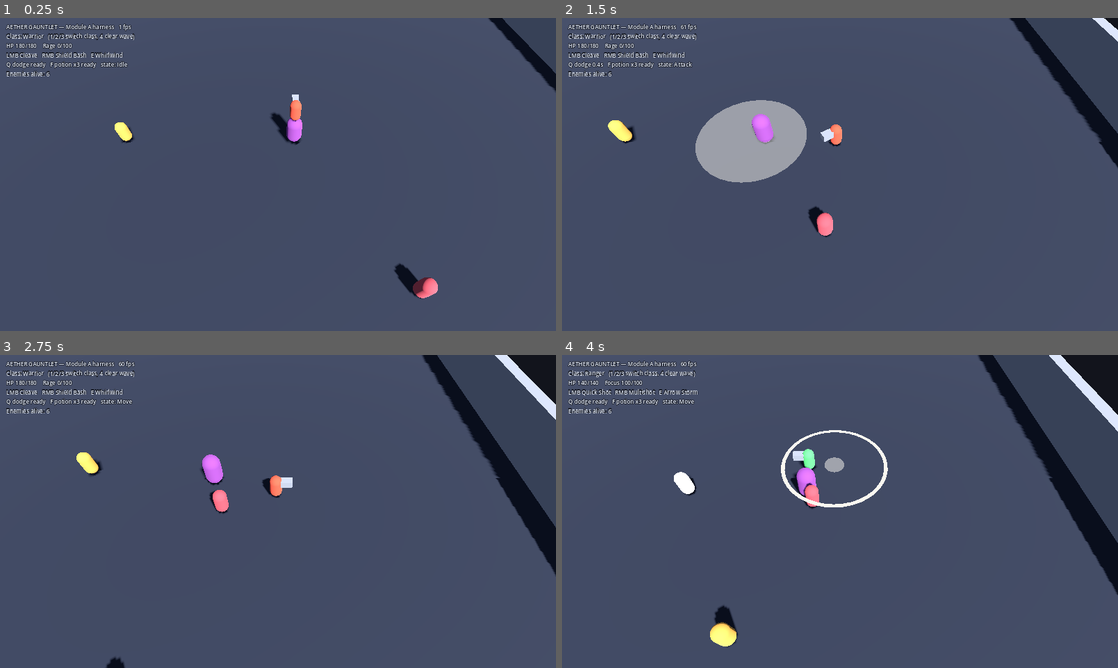
Above: before the commit, frames 1-4 (two rows, left to right).
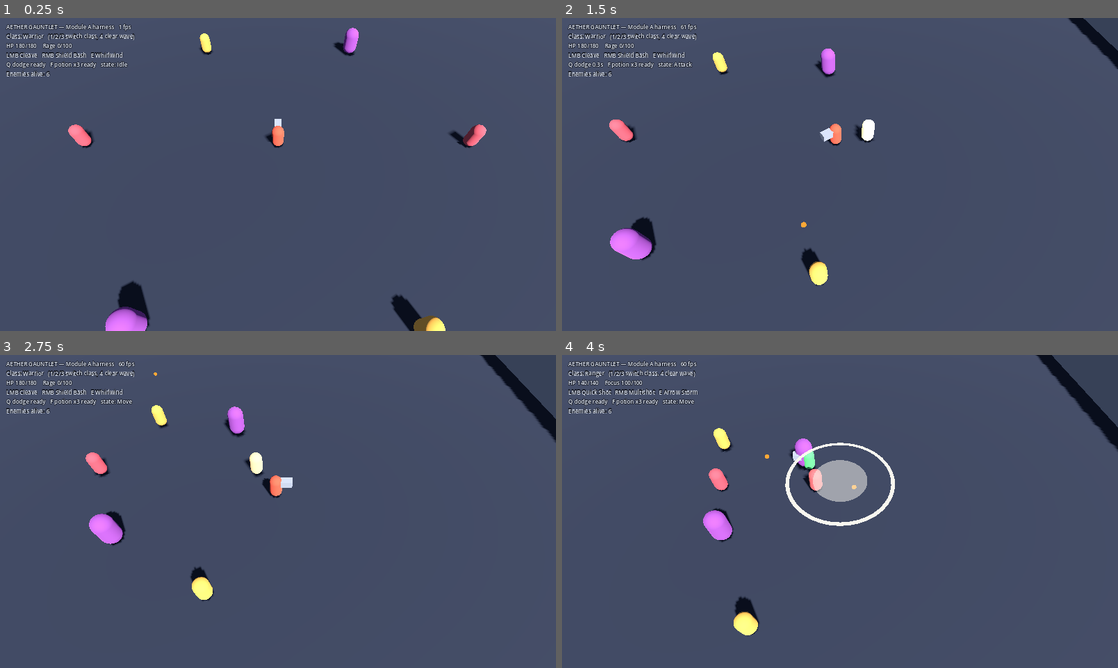
Above: after the commit, the same moments.

Repository: StevenSeagalStreams/Ashes-of-azer
Game: Godot game, scene res://scenes/world/Bootstrap.tscn
Two runs of this game, one before a commit and one after it. Both use one fixed random seed, a clock stepped at 60 frames per second and the inputs below.
Inputs (mouse positions are in pixels of both pictures, inside the frame that each line leads up to):
- Up to frame 1 (0.25 s): no input
- Up to frame 2 (1.5 s): move the mouse to (962, 158) at 0.52 s; hold D (move_right) 0.53-1.28 s; tap Q (dodge) at 0.6 s; move the mouse to (728, 190) at 1.27 s; hold S (move_down) from 1.28 s (still down); click (728, 190) at 1.35 s
- Up to frame 3 (2.75 s): move the mouse to (333, 442) at 2.02 s; release S (move_down) at 2.03 s; hold D (move_right) from 2.03 s (still down); tap 1 (quickbar_1) at 2.1 s
- Up to frame 4 (4 s): move the mouse to (812, 574) at 2.77 s; release D (move_right) at 2.78 s; hold W (move_up) 2.78-3.53 s; tap 2 (quickbar_2) at 2.85 s; move the mouse to (1006, 558) at 3.52 s; hold A (move_left) from 3.53 s (still down); tap 3 (quickbar_3) at 3.6 s

The runs differ from the first frame. In frame 1, 4.0% of the frame differs, in the area x 12-100%, y 0-100%; in frame 2, 8.4%; in frame 3, 6.7%; in frame 4, 9.4%, in the area x 20-100%, y 0-94%.

Commit message:
fix(module-a): stop character bodies climbing each other
Critic iteration 4 found that standing still made the player immortal.

Player.tscn masked ENEMY_BODY and Enemy.tscn masked PLAYER_BODY, so two
capsules pushing together produced an upward contact normal, which
floor_max_angle (55°) classified as walkable ground. The first melee enemy to
reach the player shoved them up onto its head; is_on_floor stayed true, so no
downward force was ever applied and the player rode there permanently. With
the player's hurtbox then sitting at world y 1.8-3.5 and melee hitboxes
spanning roughly -1.2 to 1.2 at the caster's feet, nothing could reach them.

Measured before the fix: three grunts attacking a player who never touches an
input, over eight seconds — player settles at y = 1.801 and takes 0 damage.
After: y stays at 0.000 and the player takes 143.6 damage.

Character bodies now collide with WORLD only. Two other routes were tried and
rejected: CylinderShape3D has vertical sides but Godot's own documentation
warns of known collision bugs, and in practice a cylinder body would not even
rest on the arena floor; and colliding on one side only just mirrors the bug,
letting enemies climb the player instead. Enemies are already kept apart by
steering — each archetype's preferred range plus Enemy._compute_separation —
which is also the better feel for a wave arena, where being physically boxed
in by a pack would be a death sentence rather than a challenge. The reasoning
is recorded on CollisionLayers.CHARACTER_BODY_MASK so this is not quietly
undone later.

Also fixed while in the same function: _apply_appearance resized an enemy's
body shape but never its hurtbox, so a Warden's body was 3.0m tall while it
was only hittable across the authored 1.8m default. Body, hurtbox and mesh are
now resized and re-centred together.

The regression test deliberately drives the real Player and Enemy scenes
together. The existing enemy suite drives a stubbed player with no physics
body, which is precisely why it reported green over this for four iterations.
Verified to fail with the old masks and pass with the new.

Suite: 168 tests, 460 assertions, zero failures.

Co-Authored-By: Claude Opus 5 <noreply@anthropic.com>
Claude-Session: https://claude.ai/code/session_012o57SU6zBE6UbVRpNdsgyN

Diff:
--- a/aether-gauntlet/scenes/enemies/Enemy.tscn
+++ b/aether-gauntlet/scenes/enemies/Enemy.tscn
@@ -23,7 +23,7 @@
 
 [node name="Enemy" type="CharacterBody3D" groups=["enemies"]]
 collision_layer = 4
-collision_mask = 7
+collision_mask = 1
 script = ExtResource("1_enemy")
 
 [node name="CollisionShape3D" type="CollisionShape3D" parent="."]
--- a/aether-gauntlet/scenes/player/Player.tscn
+++ b/aether-gauntlet/scenes/player/Player.tscn
@@ -27,7 +27,7 @@
 
 [node name="Player" type="CharacterBody3D" groups=["player"]]
 collision_layer = 2
-collision_mask = 5
+collision_mask = 1
 floor_max_angle = 0.959931
 script = ExtResource("1_player")
 
--- a/aether-gauntlet/scripts/core/CollisionLayers.gd
+++ b/aether-gauntlet/scripts/core/CollisionLayers.gd
@@ -10,6 +10,23 @@
 const WORLD: int = 1 << 0          ## Static level geometry, walls, floor.
 const PLAYER_BODY: int = 1 << 1    ## The player's CharacterBody3D.
 const ENEMY_BODY: int = 1 << 2     ## Enemy CharacterBody3D instances.
+
+## Mask every character body uses: solid level geometry only.
+##
+## Characters deliberately do NOT collide with one another. Two capsules
+## pushing together produce an upward contact normal, which
+## [member CharacterBody3D.floor_max_angle] reads as walkable ground — so
+## bodies climb each other, and a player standing on a mob's head sits above
+## every melee hitbox in the game and cannot be touched. Godot's own
+## documentation rules out the obvious alternative: [CylinderShape3D] has
+## known collision bugs and will not even rest on a box floor.
+##
+## Characters are kept apart by steering instead — enemies hold their
+## archetype's preferred range and push off their neighbours in
+## [method Enemy._compute_separation] — which is both robust and the right feel
+## for a wave arena, where being physically boxed in by a pack would be a
+## death sentence rather than a challenge.
+const CHARACTER_BODY_MASK: int = WORLD
 const PLAYER_HITBOX: int = 1 << 3  ## Damage dealt *by* the player.
 const ENEMY_HITBOX: int = 1 << 4   ## Damage dealt *by* enemies.
 const PLAYER_HURTBOX: int = 1 << 5 ## The player's damageable volume.
--- a/aether-gauntlet/scripts/enemies/Enemy.gd
+++ b/aether-gauntlet/scripts/enemies/Enemy.gd
@@ -128,12 +128,46 @@
 			mesh.radius = data.body_radius
 			mesh.height = maxf(data.body_height, data.body_radius * 2.0 + 0.01)
 			body_mesh.mesh = mesh
-	var capsule := collision_shape.shape as CapsuleShape3D
-	if capsule != null:
-		capsule = capsule.duplicate() as CapsuleShape3D
-		capsule.radius = data.body_radius
-		capsule.height = maxf(data.body_height, data.body_radius * 2.0 + 0.01)
-		collision_shape.shape = capsule
+	_resize_body(data.body_radius, data.body_height)
+
+
+## Resize the physics body and the hurtbox together. Archetypes differ wildly
+## in size — a Warden is two thirds taller than a Grunt — so leaving the
+## hurtbox at its authored default would make big enemies hittable only around
+## the ankles.
+func _resize_body(radius: float, height: float) -> void:
+	var body_height := maxf(radius * 2.0 + 0.01, height)
+	var centre := body_height * 0.5
+
+	var body_shape := collision_shape.shape as CapsuleShape3D
+	if body_shape != null:
+		body_shape = body_shape.duplicate() as CapsuleShape3D
+		body_shape.radius = radius
+		body_shape.height = body_height
+		collision_shape.shape = body_shape
+	collision_shape.position.y = centre
+
+	var hurt_shape := _find_collision_shape(hurtbox)
+	if hurt_shape != null:
+		var capsule := hurt_shape.shape as CapsuleShape3D
+		if capsule != null:
+			capsule = capsule.duplicate() as CapsuleShape3D
+			capsule.radius = radius
+			capsule.height = maxf(body_height, radius * 2.0 + 0.01)
+			hurt_shape.shape = capsule
+		hurt_shape.position.y = centre
+
+	if body_mesh != null:
+		body_mesh.position.y = centre
+
+
+func _find_collision_shape(parent: Node) -> CollisionShape3D:
+	if parent == null:
+		return null
+	for child in parent.get_children():
+		if child is CollisionShape3D:
+			return child as CollisionShape3D
+	return null
 
 
 # --- Component accessors ----------------------------------------------------
--- a/aether-gauntlet/scripts/player/Player.gd
+++ b/aether-gauntlet/scripts/player/Player.gd
@@ -133,12 +133,44 @@
 			_body_material = StandardMaterial3D.new()
 			body_mesh.material_override = _body_material
 		_body_material.albedo_color = data.body_color
-	var capsule := collision_shape.shape as CapsuleShape3D
-	if capsule != null:
-		capsule = capsule.duplicate() as CapsuleShape3D
-		capsule.radius = data.body_radius
-		capsule.height = maxf(data.body_height, data.body_radius * 2.0 + 0.01)
-		collision_shape.shape = capsule
+	_resize_body(data.body_radius, data.body_height)
+
+
+## Resize the physics body and the hurtbox together, so a class with a
+## different silhouette is struck exactly where it looks like it should be.
+func _resize_body(radius: float, height: float) -> void:
+	var body_height := maxf(radius * 2.0 + 0.01, height)
+	var centre := body_height * 0.5
+
+	var body_shape := collision_shape.shape as CapsuleShape3D
+	if body_shape != null:
+		body_shape = body_shape.duplicate() as CapsuleShape3D
+		body_shape.radius = radius
+		body_shape.height = body_height
+		collision_shape.shape = body_shape
+	collision_shape.position.y = centre
+
+	var hurt_shape := _find_collision_shape(hurtbox)
+	if hurt_shape != null:
+		var capsule := hurt_shape.shape as CapsuleShape3D
+		if capsule != null:
+			capsule = capsule.duplicate() as CapsuleShape3D
+			capsule.radius = radius
+			capsule.height = maxf(body_height, radius * 2.0 + 0.01)
+			hurt_shape.shape = capsule
+		hurt_shape.position.y = centre
+
+	if body_mesh != null:
+		body_mesh.position.y = centre
+
+
+func _find_collision_shape(parent: Node) -> CollisionShape3D:
+	if parent == null:
+		return null
+	for child in parent.get_children():
+		if child is CollisionShape3D:
+			return child as CollisionShape3D
+	return null
 
 
 # --- Component accessors ----------------------------------------------------
--- a/aether-gauntlet/tests/cases/TestPlayer.gd
+++ b/aether-gauntlet/tests/cases/TestPlayer.gd
@@ -2,6 +2,7 @@
 extends TestCase
 
 const PLAYER_SCENE: PackedScene = preload("res://scenes/player/Player.tscn")
+const ENEMY_SCENE: PackedScene = preload("res://scenes/enemies/Enemy.tscn")
 
 var player: Player
 
@@ -403,6 +404,35 @@
 	assert_eq(player.state_machine.get_current_state_name(), &"Idle", "control returns")
 
 
+func test_a_real_melee_enemy_can_reach_and_hurt_the_player() -> void:
+	# Deliberately uses the real Player and Enemy scenes together. The enemy
+	# suite drives a stubbed player with no physics body, so it cannot see
+	# what happens when two character bodies meet: if they collide, capsule
+	# geometry lets the player ride up onto the mob's head, above every melee
+	# hitbox in the game, and standing still becomes immortality.
+	_add_floor()
+	_spawn_player(GameEnums.ClassId.WARRIOR)
+	var enemy := ENEMY_SCENE.instantiate() as Enemy
+	enemy.configure(EnemyLibrary.get_enemy(EnemyLibrary.GRUNT), 1)
+	track(enemy)
+	enemy.global_position = Vector3(0.0, 0.1, -3.0)
+	enemy.home_position = enemy.global_position
+	await physics_frames(3)
+
+	var before := player.health.current_health
+	var highest := player.global_position.y
+	for i in 300:
+		await physics_frames(1)
+		highest = maxf(highest, player.global_position.y)
+
+	assert_lt(highest, 0.5, "the player never climbs on top of an enemy")
+	assert_lt(
+		player.health.current_health,
+		before,
+		"and a melee enemy that walks up to the player can actually land a hit"
+	)
+
+
 func test_a_lunging_attack_travels_the_authored_distance() -> void:
 	# Cleave lunges 0.5m. External motion must be a bounded, one-shot offset,
 	# not something added into velocity again on every physics tick.
